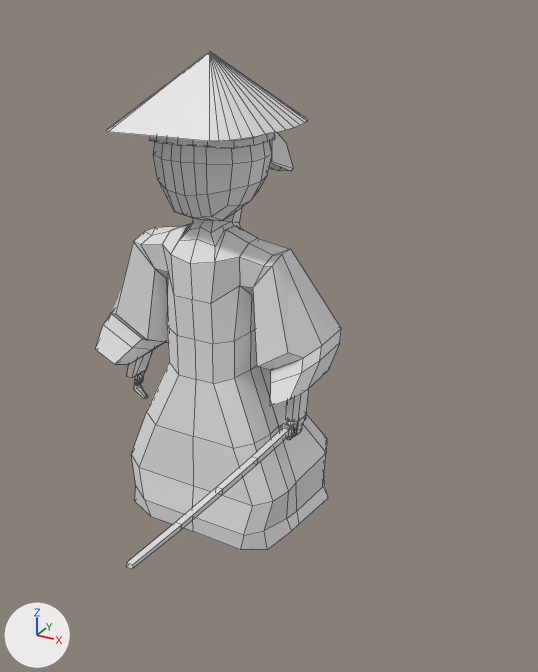
The FBX model Map/Assets/Models/Yamato/Yamato_samurai_advanced/Yamato_samurai_advanced.fbx: old version first, new version second.
The view is the same before and after, from a camera (50 mm lens) standing at (12.37, -19.07, 16.83) and looking at (2.72, -1.52, 8.06). Arrows for +X, +Y and +Z are at lower left; the lights stay in place. Mesh edges are drawn as thin lines. Vertices at the same position are counted once.

The first picture shows 'Samurai Advanced'.
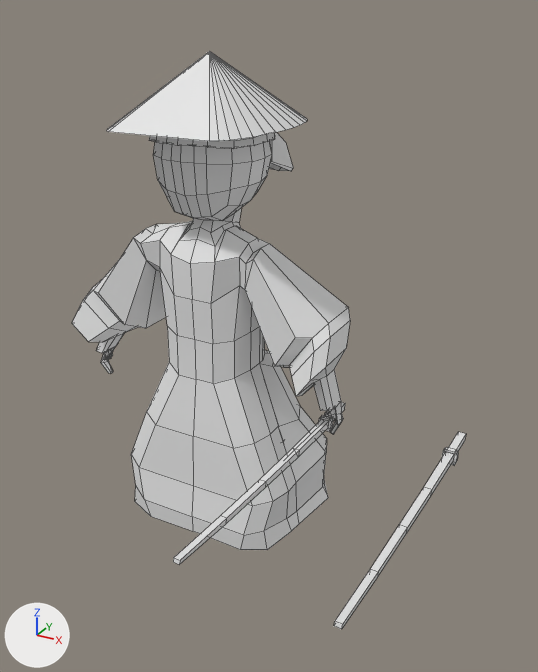
The newer file is also rescaled (x0.14) as a whole; pictures and numbers use the older file's frame.

Edits to the bpy script that builds the scene:
```text
Change me_cone_001:
    used by ob_samurai_advanced; location = (0.0, 0.0, 0.0)
    remove me_cone_001.from_pydata(...)  # 829 vertices, 833 faces; spans x -4.0..4.0, y -8.6..4.3, z -0.1..15.7
    add me_cone_001.from_pydata(...)  # 873 vertices, 879 faces; spans x -4.8..8.4, y -8.6..4.3, z -0.1..15.7
    me_cone_001 part 1: a new loose piece of 44 vertices spanning x 4.1..4.5, y -8.6..0.4, z 5.0..5.8
    me_cone_001 part 2: a new loose piece of 44 vertices spanning x 8.0..8.4, y -8.6..0.4, z 5.0..5.8
    me_cone_001 part 3: the loose piece of 44 vertices spanning x 2.7..3.2, y -8.6..0.4, z 4.3..5.1 is deleted
    me_cone_001 part 4
    27 vertices are removed from x -3.1..3.1, y -0.7..-0.6, z 4.6..4.8
    39 faces are deleted
    17 vertices in x -3.3..-3.0, y -0.7..-0.2, z 4.4..4.7 move by (-1.4, 0.0, 0.7)
    14 vertices in x -3.4..-3.0, y -0.9..-0.1, z 4.7..5.1 move by (-1.3, 0.0, 0.7)
    11 vertices in x 2.9..3.3, y -0.7..-0.2, z 4.7..4.8 move by (1.3, 0.0, 0.7)
    8 vertices in x -3.1..-2.8, y -1.3..0.7, z 5.7..6.0 move by (-1.1, 0.0, 0.6)
    7 vertices in x 2.9..3.0, y -0.6..-0.3, z 4.8..4.9 move by (1.3, 0.0, 0.6)
    5 vertices in x 3.0..3.2, y -0.9..-0.1, z 4.9..5.1 move by (1.2, 0.0, 0.7)
    145 vertices move from x -4.0..4.0, y -2.0..1.9, z 4.0..10.4 to x -4.8..4.7, y -2.0..1.9, z 4.7..10.5
    27 vertices are added at x -4.5..4.4, y -0.7..-0.6, z 5.3..5.4
    39 new faces join them
```

What differs and where, as boxes [x1, y1, x2, y2] in the pictures (538 x 672 px; the box of a moved part takes in the faces that stretch with it):
'Samurai Advanced', reshaped (60% wider, 12% taller)
    before: [95, 51, 341, 569]
    after: [72, 51, 466, 629]
part 1 of me_cone_001, added
    after: [173, 402, 345, 565]
part 2 of me_cone_001, added
    after: [334, 432, 466, 629]
part 3 of me_cone_001, deleted
    before: [127, 412, 307, 569]
part 4 of me_cone_001, moved or reshaped
    before: [95, 223, 341, 440]
    after: [72, 221, 350, 434]
